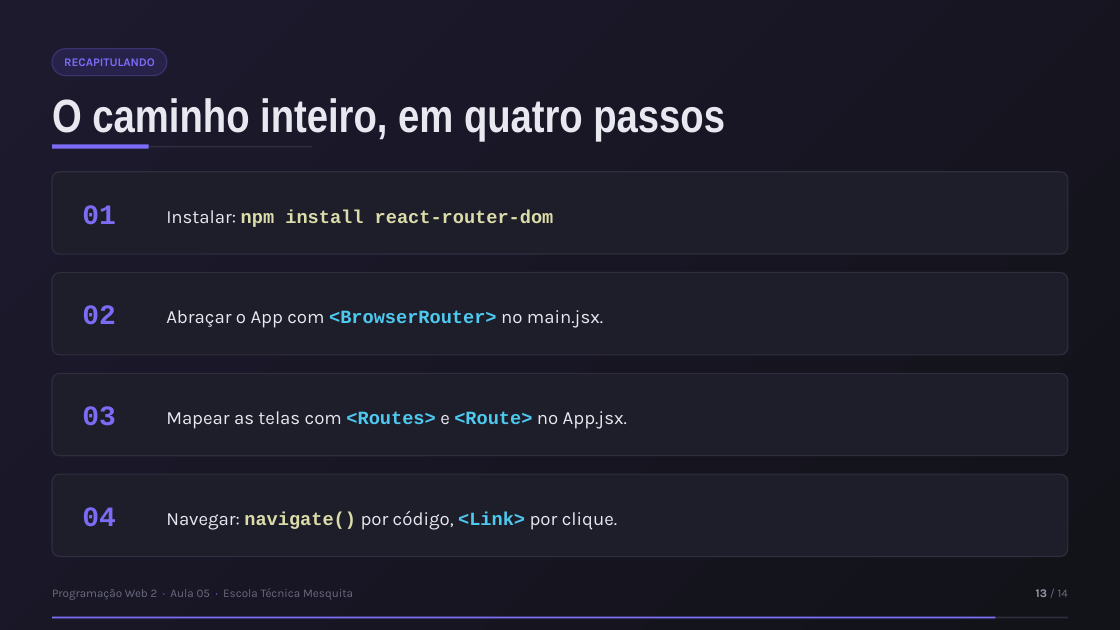
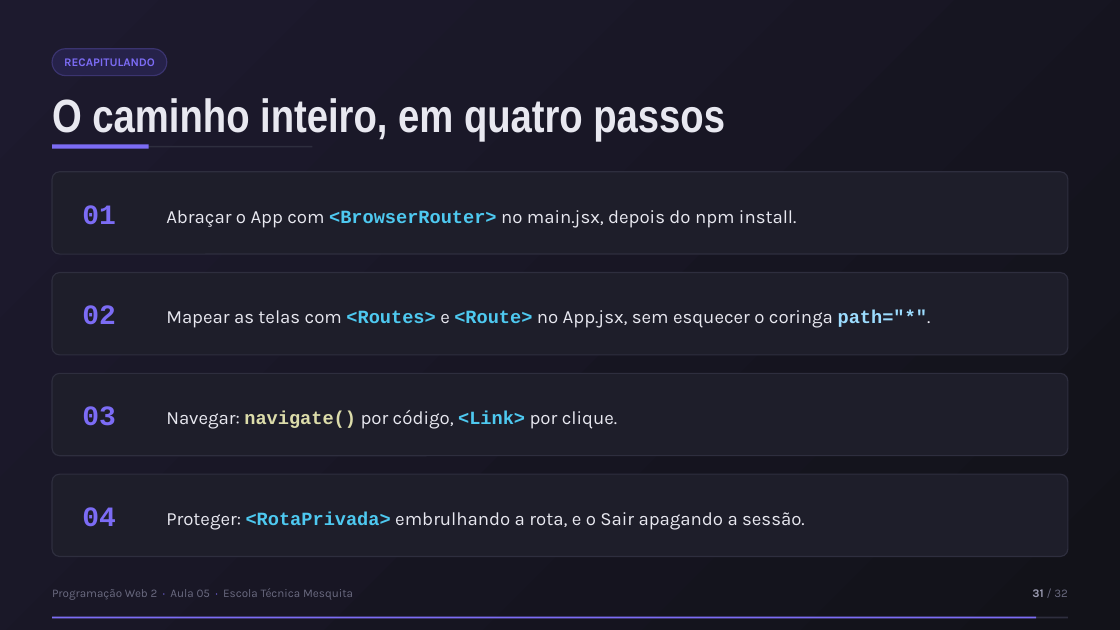
Before and after one commit to enascentedev/aula-desenvolvimento-web, a slide deck: slide 31 of aula-5/slides/Aula05-Navegando-Entre-Paginas.pptx (slide 13 before the commit). Drawn at 1120x630 pixels with LibreOffice and Linux fonts; fonts in the diff are those of the drawing. Boxes give left, top, right and bottom in pixels: in the first picture for what was removed or moved away, otherwise in the second. Text is boxed around its words. In the diff, an @@ line names an element or a change of style, - is before the commit and + after.

```diff
--- a/aula-5/slides/Aula05-Navegando-Entre-Paginas.pptx
+++ b/aula-5/slides/Aula05-Navegando-Entre-Paginas.pptx
@@ text at (x1=166, y1=210, x2=797, y2=228): text changed; font Courier New to Karla; text colour #DCDCAA to #E8E8F0; bold off @@
-Instalar: npm install react-router-dom
+Abraçar o App com <BrowserRouter> no main.jsx, depois do npm install.
@@ text at (x1=166, y1=310, x2=931, y2=328): text changed @@
-Abraçar o App com <BrowserRouter> no main.jsx.
+Mapear as telas com <Routes> e <Route> no App.jsx, sem esquecer o coringa path="*".
@@ text at (x1=166, y1=410, x2=617, y2=429): text changed @@
-Mapear as telas com <Routes> e <Route> no App.jsx.
+Navegar: navigate() por código, <Link> por clique.
@@ text at (x1=166, y1=512, x2=805, y2=530): text changed @@
-Navegar: navigate() por código, <Link> por clique.
+Proteger: <RotaPrivada> embrulhando a rota, e o Sair apagando a sessão.
@@ text at (x1=1032, y1=589, x2=1068, y2=597): text changed @@
-13 / 14
+31 / 32
@@ rectangle resized from (x1=52, y1=617, x2=996, y2=618) to (x1=52, y1=617, x2=1037, y2=618) @@
```
Also in this commit, not shown: 13 other slides changed, 18 slides added, 16 other files.
